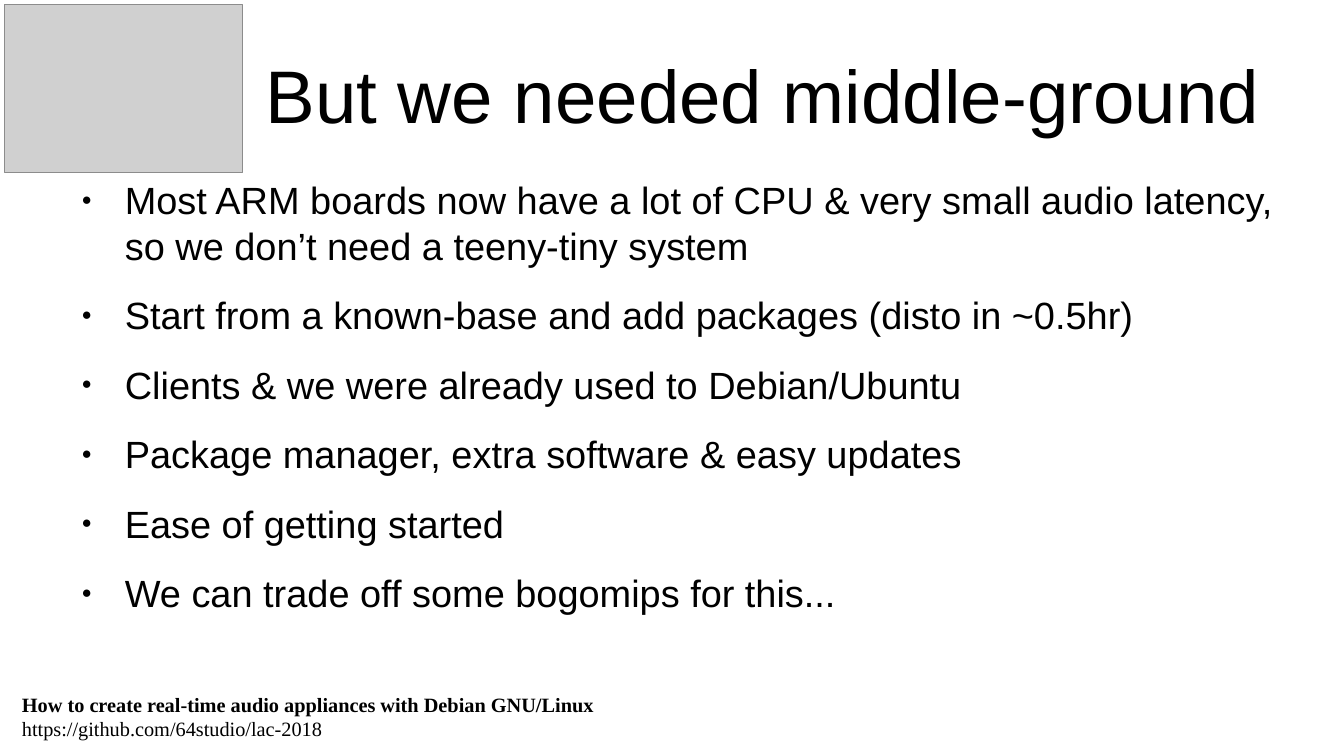
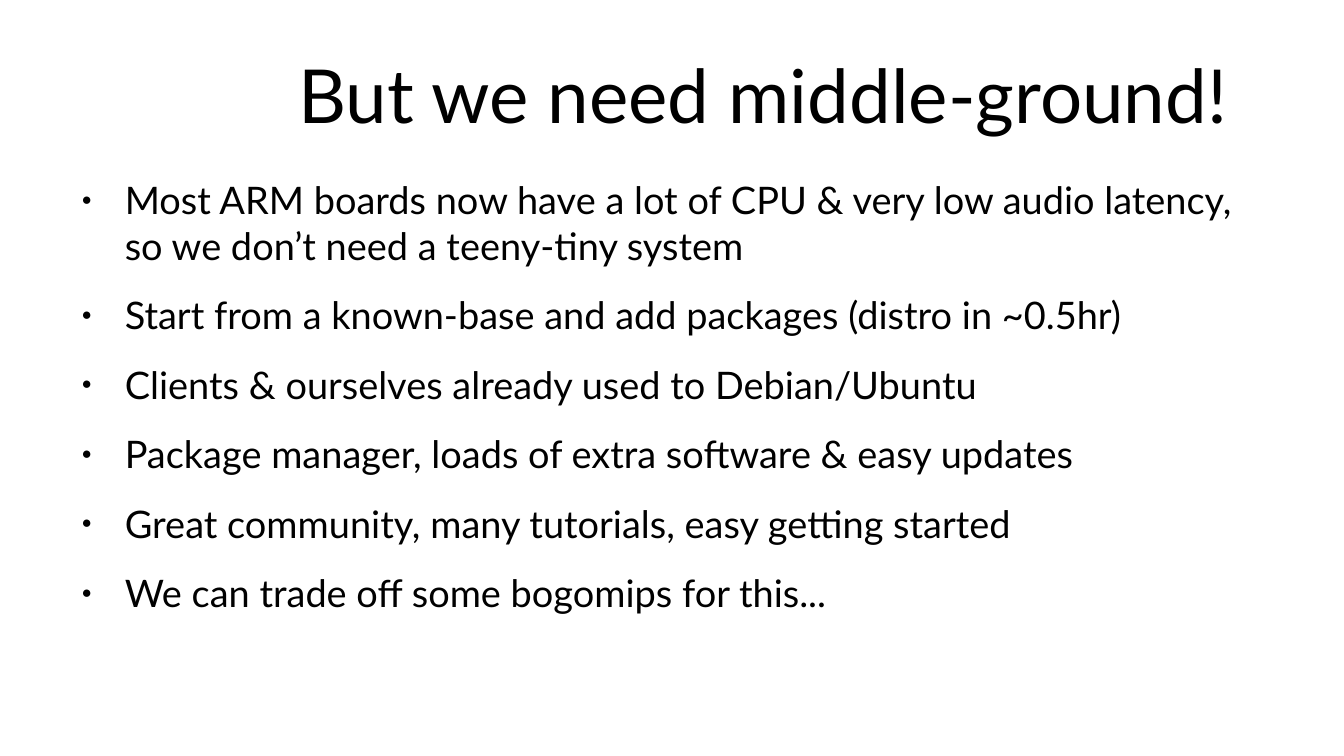
Before and after one commit to 64studio/lac-2018, a slide deck: slide 7 of lac_workshop_template-creating_appliances_slides.odp. Drawn at 1344x756 pixels with LibreOffice and Linux fonts; fonts in the diff are those of the drawing; grey boxes stand for pictures; background and template pictures are left out. Boxes give left, top, right and bottom in pixels: in the first picture for what was removed or moved away, otherwise in the second. Text is boxed around its words. In the diff, an @@ line names an element or a change of style, - is before the commit and + after.

Commit message:
Add final slides PDF and updated ODP file

```diff
--- a/lac_workshop_template-creating_appliances_slides.odp
+++ b/lac_workshop_template-creating_appliances_slides.odp
@@ picture removed at (5, 5, 243, 173) @@
@@ title at (298, 68, 1227, 136): text changed; font Arial to Lato @@
-But we needed middle-ground
+But we need middle-ground!
@@ text at (125, 186, 1231, 545): text changed; font Arial to Lato @@
-● Most ARM boards now have a lot of CPU & very small audio latency, so we don’t need a teeny-tiny system
-● Start from a known-base and add packages (disto in ~0.5hr)
-● Clients & we were already used to Debian/Ubuntu
-● Package manager, extra software & easy updates
-● Ease of getting started
+● Most ARM boards now have a lot of CPU & very low audio latency, so we don’t need a teeny-tiny system
+● Start from a known-base and add packages (distro in ~0.5hr)
+● Clients & ourselves already used to Debian/Ubuntu
+● Package manager, loads of extra software & easy updates
+● Great community, many tutorials, easy getting started
@@ text at (125, 579, 826, 614): font Arial to Lato in "We can trade off some bogomips for ..." @@
@@ text removed at (22, 698, 594, 741) @@
-How to create real-time audio appliances with Debian GNU/Linux
-https://github.com/64studio/lac-2018
```
Also in this commit, not shown: 11 other slides changed, 1 slide added, 2 slides removed, 1 other file.
